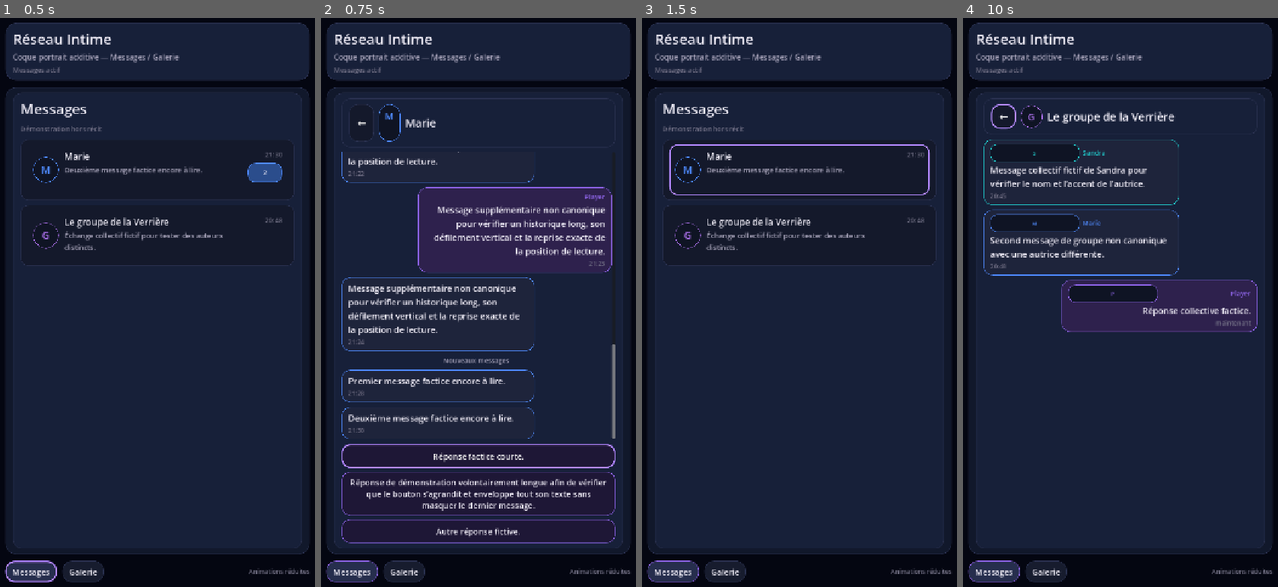
Above: before the commit, frames 1-4 (left to right).
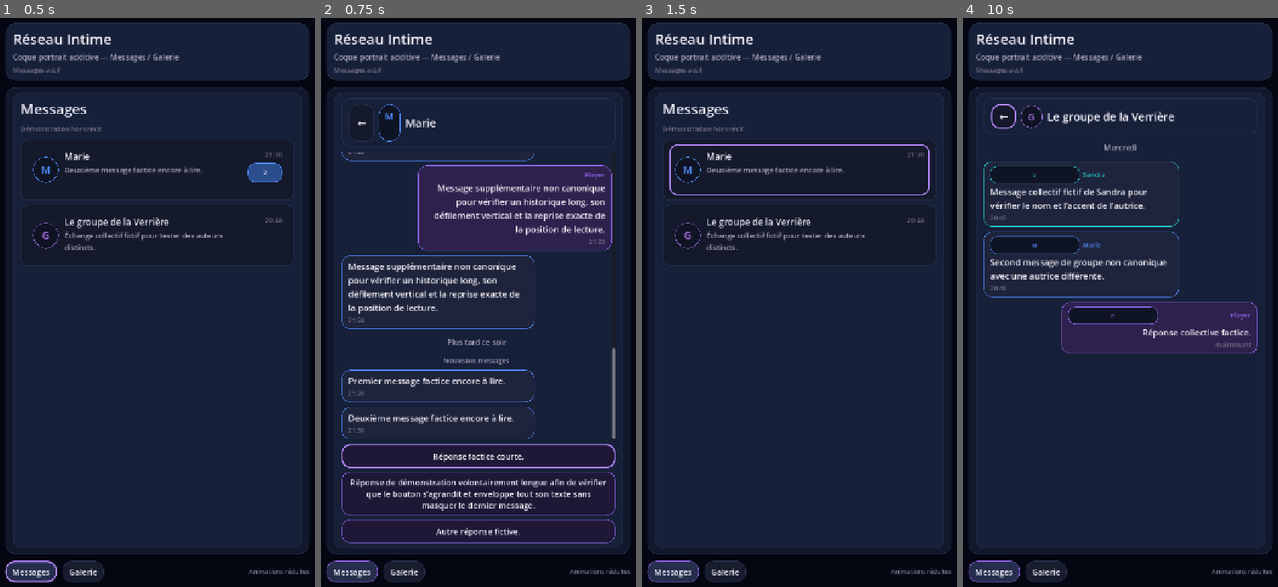
Above: after the commit, the same moments.

Repository: ludowww/reseau-intime
Game: Godot game, scene res://scenes/portrait/PortraitMain.tscn
Two runs of this game, one before a commit and one after it. Both use one fixed random seed, a clock stepped at 60 frames per second and the inputs below.
Inputs (mouse positions are in pixels of both pictures, inside the frame that each line leads up to):
- Up to frame 1 (0.5 s): no input
- Up to frame 2 (0.75 s): click (478, 171) at 0.52 s
- Up to frame 3 (1.5 s): click "←" at 1.25 s
- Up to frame 4 (10 s): click "Messages" at 2 s; click "Galerie" at 2.75 s; click "Marie" at 3.5 s; click "Sandra" at 4.25 s; click "Mathilde" at 5 s; tap Enter at 5.75, 5.85, 7.25, 7.35, 8.75, 8.85 s; move the mouse to (1196, 274) at 5.77 s; hold Right 5.78-6.53 s; click (1196, 274) at 5.92 s; tap Space at 6.02, 6.5, 6.77, 8, 8.27, 9.02, 9.5, 9.77 s; move the mouse to (1051, 336) at 6.52 s; hold Left 6.53-7.28 s; tap Keypad Enter at 6.6, 8.1, 9.6 s; click (1051, 336) at 6.67 s; move the mouse to (1155, 171) at 7.27 s; hold Right 7.28-8.78 s; click (1155, 171) at 7.42 s; move the mouse to (1104, 427) at 8.02 s; click (1104, 427) at 8.17 s; move the mouse to (1224, 399) at 8.77 s; hold Left from 8.78 s (still down); click (1224, 399) at 8.92 s; move the mouse to (1016, 217) at 9.52 s; click (1016, 217) at 9.67 s

Frame 1 is identical in both runs. In frame 2, 6.6% of the frame differs, in the area x 6-94%, y 23-59%; in frame 3, nothing differs; in frame 4, 6.4%.

Commit message:
feat(ui): add day divider states

Diff:
--- /dev/null
+++ b/game/scripts/ui/messages/DayDivider.gd
@@ -0,0 +1,58 @@
+extends HBoxContainer
+
+class_name DayDivider
+
+var text_label: Label
+
+func configure(value: String, portrait_theme) -> void:
+	name = "DayDivider"
+	focus_mode = Control.FOCUS_NONE
+	mouse_filter = Control.MOUSE_FILTER_IGNORE
+	size_flags_horizontal = Control.SIZE_EXPAND_FILL
+	custom_minimum_size = Vector2(0, 36)
+	add_theme_constant_override("separation", 12)
+
+	var left_space := Control.new()
+	left_space.focus_mode = Control.FOCUS_NONE
+	left_space.mouse_filter = Control.MOUSE_FILTER_IGNORE
+	left_space.size_flags_horizontal = Control.SIZE_EXPAND_FILL
+	add_child(left_space)
+
+	var left_line := HSeparator.new()
+	left_line.focus_mode = Control.FOCUS_NONE
+	left_line.mouse_filter = Control.MOUSE_FILTER_IGNORE
+	left_line.custom_minimum_size = Vector2(56, 0)
+	left_line.size_flags_horizontal = Control.SIZE_SHRINK_CENTER
+	left_line.add_theme_color_override("separator", portrait_theme.BORDER)
+	add_child(left_line)
+
+	text_label = Label.new()
+	text_label.name = "DayDividerLabel"
+	text_label.text = value
+	text_label.focus_mode = Control.FOCUS_NONE
+	text_label.mouse_filter = Control.MOUSE_FILTER_IGNORE
+	text_label.horizontal_alignment = HORIZONTAL_ALIGNMENT_CENTER
+	text_label.vertical_alignment = VERTICAL_ALIGNMENT_CENTER
+	text_label.add_theme_font_size_override("font_size", 16)
+	text_label.add_theme_color_override("font_color", portrait_theme.TEXT_SECONDARY)
+	add_child(text_label)
+
+	var right_line := HSeparator.new()
+	right_line.focus_mode = Control.FOCUS_NONE
+	right_line.mouse_filter = Control.MOUSE_FILTER_IGNORE
+	right_line.custom_minimum_size = Vector2(56, 0)
+	right_line.size_flags_horizontal = Control.SIZE_SHRINK_CENTER
+	right_line.add_theme_color_override("separator", portrait_theme.BORDER)
+	add_child(right_line)
+
+	var right_space := Control.new()
+	right_space.focus_mode = Control.FOCUS_NONE
+	right_space.mouse_filter = Control.MOUSE_FILTER_IGNORE
+	right_space.size_flags_horizontal = Control.SIZE_EXPAND_FILL
+	add_child(right_space)
+
+func display_text() -> String:
+	return text_label.text if text_label != null else ""
+
+func has_horizontal_crop() -> bool:
+	return text_label != null and text_label.size.x > 0.0 and text_label.get_minimum_size().x > text_label.size.x + 1.0
--- a/game/scripts/ui/messages/MessageTimeline.gd
+++ b/game/scripts/ui/messages/MessageTimeline.gd
@@ -4,6 +4,7 @@
 
 const UNREAD_DIVIDER_SCRIPT := preload("res://scripts/ui/messages/UnreadDivider.gd")
 const TYPING_INDICATOR_SCRIPT := preload("res://scripts/ui/messages/TypingIndicator.gd")
+const DAY_DIVIDER_SCRIPT := preload("res://scripts/ui/messages/DayDivider.gd")
 
 var PORTRAIT_THEME
 var characters: Dictionary = {}
@@ -148,6 +149,53 @@
 func message_count() -> int:
 	return messages.size()
 
+func day_divider_count() -> int:
+	var count := 0
+	if message_box == null:
+		return count
+	for child in message_box.get_children():
+		if _is_day_divider(child):
+			count += 1
+	return count
+
+func day_divider_labels() -> Array[String]:
+	var labels: Array[String] = []
+	if message_box == null:
+		return labels
+	for child in message_box.get_children():
+		if _is_day_divider(child):
+			labels.append(str(child.display_text()))
+	return labels
+
+func message_bubble_count() -> int:
+	var count := 0
+	if message_box == null:
+		return count
+	for child in message_box.get_children():
+		if _is_message_bubble(child):
+			count += 1
+	return count
+
+func day_divider_has_timestamp() -> bool:
+	return _day_divider_has_named_descendant("Timestamp")
+
+func day_divider_has_author() -> bool:
+	return _day_divider_has_named_descendant("Author")
+
+func day_divider_precedes_unread_divider() -> bool:
+	if message_box == null:
+		return false
+	var children := message_box.get_children()
+	for index in range(children.size()):
+		if children[index].get_script() == UNREAD_DIVIDER_SCRIPT:
+			return (
+				index > 0
+				and index + 1 < children.size()
+				and _is_day_divider(children[index - 1])
+				and _is_message_bubble(children[index + 1])
+			)
+	return false
+
 func unread_divider_count() -> int:
 	return divider_count
 
@@ -180,7 +228,25 @@
 	for label in wrapped_labels:
 		if label.size.x > 0.0 and label.get_minimum_size().x > label.size.x + 1.0:
 			return true
+	if message_box != null:
+		for child in message_box.get_children():
+			if _is_day_divider(child) and bool(child.has_horizontal_crop()):
+				return true
 	return false
+
+func _day_divider_has_named_descendant(node_name: String) -> bool:
+	if message_box == null:
+		return false
+	for child in message_box.get_children():
+		if _is_day_divider(child) and child.find_child(node_name, true, false) != null:
+			return true
+	return false
+
+func _is_day_divider(node: Node) -> bool:
+	return node.get_script() == DAY_DIVIDER_SCRIPT
+
+func _is_message_bubble(node: Node) -> bool:
+	return bool(node.get_meta("message_bubble", false))
 
 func _build() -> void:
 	if typing_indicator != null and is_instance_valid(typing_indicator):
@@ -202,6 +268,11 @@
 	message_box.add_theme_constant_override("separation", 10)
 	add_child(message_box)
 	for message in messages:
+		if str(message.get("content_type", "")) == "SYSTEM_DAY_DIVIDER":
+			var day_divider = DAY_DIVIDER_SCRIPT.new()
+			day_divider.configure(str(message.get("text", "")), PORTRAIT_THEME)
+			message_box.add_child(day_divider)
+			continue
 		if divider_count == 0 and first_unread_message_id != "" and str(message.get("message_id", "")) == first_unread_message_id:
 			var divider = UNREAD_DIVIDER_SCRIPT.new()
 			divider.configure(PORTRAIT_THEME)
@@ -213,6 +284,7 @@
 func _build_message_bubble(message: Dictionary) -> HBoxContainer:
 	var row := HBoxContainer.new()
 	row.name = "MessageBubble"
+	row.set_meta("message_bubble", true)
 	row.size_flags_horizontal = Control.SIZE_EXPAND_FILL
 	var is_player := bool(message.get("is_player", false))
 	var author_id := str(message.get("author_id", ""))
--- a/game/scripts/ui/messages/MessagesDemoData.gd
+++ b/game/scripts/ui/messages/MessagesDemoData.gd
@@ -43,11 +43,13 @@
 	]
 	var messages_by_thread := {
 		"demo_private_marie": [
+			_day_divider("demo_day_private_01", "Mardi", 2),
 			_message("demo_m_01", "marie", "21:08", "Texte de démonstration non canonique : ce fil sert uniquement à vérifier la lecture d’une bulle courte.", false),
 			_message("demo_m_02", "player", "21:10", "Réponse fictive déjà présente pour vérifier l’alignement constant du Player à droite.", true),
 			_message("demo_m_03", "marie", "21:14", "Long message de démonstration hors récit : il doit s’envelopper naturellement, rester entièrement lisible et ne jamais passer sous la zone fixe des choix, même dans une fenêtre portrait étroite.", false),
 		],
 		"demo_group_verriere": [
+			_day_divider("demo_day_group_01", "Mercredi", 3),
 			_message("demo_g_01", "sandra", "20:45", "Message collectif fictif de Sandra pour vérifier le nom et l’accent de l’autrice.", false),
 			_message("demo_g_02", "marie", "20:48", "Second message de groupe non canonique avec une autrice différente.", false),
 		],
@@ -62,6 +64,9 @@
 				index % 2 != 0,
 			)
 		)
+	messages_by_thread["demo_private_marie"].append(
+		_day_divider("demo_day_private_02", "Plus tard ce soir", 2)
+	)
 	messages_by_thread["demo_private_marie"].append(
 		_message("demo_m_11", "marie", "21:28", "Premier message factice encore à lire.", false, false)
 	)
@@ -122,6 +127,19 @@
 		"source_day": 0,
 	}
 
+static func _day_divider(message_id: String, text: String, source_day: int) -> Dictionary:
+	return {
+		"message_id": message_id,
+		"author_id": "system",
+		"timestamp": "",
+		"content_type": "SYSTEM_DAY_DIVIDER",
+		"text": text,
+		"media_ref": "",
+		"is_player": false,
+		"is_read": true,
+		"source_day": source_day,
+	}
+
 static func _choice(choice_id: String, text: String) -> Dictionary:
 	return {
 		"choice_id": choice_id,
--- a/game/scripts/ui/messages/PortraitConversationScreen.gd
+++ b/game/scripts/ui/messages/PortraitConversationScreen.gd
@@ -74,6 +74,12 @@
 		"player_message_count": player_message_count(),
 		"choice_count": choice_count(),
 		"unread_divider_count": timeline.unread_divider_count(),
+		"day_divider_count": timeline.day_divider_count(),
+		"day_divider_labels": timeline.day_divider_labels(),
+		"message_bubble_count": timeline.message_bubble_count(),
+		"day_divider_has_timestamp": timeline.day_divider_has_timestamp(),
+		"day_divider_has_author": timeline.day_divider_has_author(),
+		"day_divider_precedes_unread": timeline.day_divider_precedes_unread_divider(),
 		"last_message_visible": timeline.is_last_message_visible(),
 		"reading_position_coherent": timeline.reading_position_coherent(),
 		"group_author_visible": timeline.group_author_visible(),
--- /dev/null
+++ b/game/tests/T_UI_02B3DayDividerSmokeDriver.gd
@@ -0,0 +1,213 @@
+extends Node
+
+const DEMO_SCENE := preload("res://scenes/portrait/PortraitShellDemo.tscn")
+
+var failures: Array[String] = []
+
+func _ready() -> void:
+	call_deferred("_run")
+
+func _run() -> void:
+	var demo = DEMO_SCENE.instantiate()
+	add_child(demo)
+	await get_tree().process_frame
+	await get_tree().process_frame
+	var shell = demo.shell
+	_expect(shell != null, "portrait shell is missing")
+	if shell == null:
+		_finish()
+		return
+	var messages = shell.messages_screen
+	_expect(messages != null, "MessagesScreen is missing")
+	if messages == null:
+		_finish()
+		return
+
+	var expected_size := _parse_size(_read_cmdline_value("--demo-size", ""))
+	var expected_safe_area := _read_cmdline_value("--safe-area", "none")
+	var expected_reduced_motion := _read_cmdline_value("--reduced-motion", "true") != "false"
+	var capture_path := _read_cmdline_value("--capture", "")
+	var capture_state := _read_cmdline_value("--capture-state", "typing")
+	var shell_state: Dictionary = demo.describe_state()
+	_expect(Vector2i(demo.get_window().size) == expected_size, "window must match requested portrait size")
+	_expect(str(shell_state.get("safe_area_preset", "")) == expected_safe_area, "safe area preset must match")
+	_expect(bool(shell_state.get("reduced_motion_enabled", not expected_reduced_motion)) == expected_reduced_motion, "reduced motion override must match")
+
+	var initial: Dictionary = messages.describe_state()
+	var private_id := str(initial.get("private_thread_id", ""))
+	var group_id := str(initial.get("group_thread_id", ""))
+	_expect(private_id != "" and group_id != "", "fixtures must expose private and group threads")
+	var private_data_count: int = messages.thread_message_count(private_id)
+
+	messages.open_thread(private_id)
+	await get_tree().process_frame
+	await get_tree().process_frame
+	var private_initial: Dictionary = messages.describe_state()
+	_expect(int(private_initial.get("day_divider_count", 0)) == 2, "private thread must render two day dividers")
+	_expect(private_initial.get("day_divider_labels", []) == ["Mardi", "Plus tard ce soir"], "private day labels must stay player-facing")
+	_expect(not bool(private_initial.get("day_divider_has_timestamp", true)), "day dividers must have no timestamp")
+	_expect(not bool(private_initial.get("day_divider_has_author", true)), "day dividers must have no author")
+	_expect(int(private_initial.get("message_count", -1)) == private_data_count, "render must preserve message_count")
+	_expect(int(private_initial.get("message_bubble_count", -1)) == private_data_count - 2, "visual bubbles must exclude day dividers")
+	_expect(int(private_initial.get("unread_divider_count", 0)) == 1, "first open must render exactly one unread divider")
+	_expect(bool(private_initial.get("day_divider_precedes_unread", false)), "order must be DayDivider then UnreadDivider then unread MessageBubble")
+	_expect(messages.all_messages_read(private_id), "opening must mark all private presentations read")
+	_expect(_system_presentations_are_read(messages, private_id), "system day presentations must remain read")
+	if capture_path != "" and capture_state == "unread":
+		_align_second_day_divider(messages.conversation_screen.timeline)
+		await get_tree().process_frame
+		await _save_capture(capture_path)
+
+	# Day markers survive read state and reopening without recreating unread UI.
+	messages.return_to_list()
+	await get_tree().process_frame
+	messages.open_thread(private_id)
+	await get_tree().process_frame
+	await get_tree().process_frame
+	var reopened: Dictionary = messages.describe_state()
+	_expect(int(reopened.get("day_divider_count", 0)) == 2, "reopening must preserve day dividers")
+	_expect(int(reopened.get("unread_divider_count", -1)) == 0, "reopening a read thread must not recreate unread divider")
+
+	# Exact reading position restoration must not be perturbed by day markers.
+	messages.conversation_screen.timeline.scroll_to_last_message()
+	await get_tree().process_frame
+	var bottom: int = messages.conversation_screen.get_reading_position()
+	var requested_intermediate := maxi(1, bottom / 2)
+	messages.conversation_screen.timeline.set_reading_position(requested_intermediate)
+	await get_tree().process_frame
+	var saved_position: int = messages.conversation_screen.get_reading_position()
+	_expect(saved_position > 0 and saved_position < bottom, "fixture must expose an intermediate reading position")
+	messages.return_to_list()
+	await get_tree().process_frame
+	messages.open_thread(private_id)
+	await get_tree().process_frame
+	await get_tree().process_frame
+	var restored_position: int = messages.conversation_screen.get_reading_position()
+	_expect(restored_position == saved_position, "day dividers must preserve exact reading position")
+
+	# Typing remains last and never changes or duplicates day markers.
+	var day_labels_before_typing: Variant = messages.describe_state().get("day_divider_labels", [])
+	messages.start_typing(private_id, "marie")
+	await get_tree().process_frame
+	await get_tree().process_frame
+	var typing_state: Dictionary = messages.describe_state()
+	_expect(int(typing_state.get("day_divider_count", 0)) == 2, "typing must preserve day divider count")
+	_expect(typing_state.get("day_divider_labels", []) == day_labels_before_typing, "typing must preserve day labels")
+	_expect(bool(typing_state.get("typing_last_item", false)), "typing indicator must remain the last rendered item")
+	messages.stop_typing(private_id)
+	await get_tree().process_frame
+	_expect(int(messages.describe_state().get("day_divider_count", 0)) == 2, "stopping typing must preserve day dividers")
+
+	# One incoming message changes only the message/bubble counts.
+	var before_incoming: int = messages.thread_message_count(private_id)
+	messages.start_typing(private_id, "marie")
+	messages.simulate_incoming_message(private_id)
+	await get_tree().process_frame
+	await get_tree().process_frame
+	var after_incoming: Dictionary = messages.describe_state()
+	_expect(messages.thread_message_count(private_id) == before_incoming + 1, "incoming simulation must add exactly one message")
+	_expect(int(after_incoming.get("day_divider_count", 0)) == 2, "incoming message must preserve day dividers")
+	_expect(after_incoming.get("day_divider_labels", []) == day_labels_before_typing, "incoming message must preserve day labels")
+	_expect(int(after_incoming.get("message_bubble_count", -1)) == int(after_incoming.get("message_count", 0)) - 2, "incoming text must add one bubble only")
+
+	# Group fixture keeps its one day marker and existing authors.
+	messages.return_to_list()
+	await get_tree().process_frame
+	messages.open_thread(group_id)
+	await get_tree().process_frame
+	await get_tree().process_frame
+	var group_state: Dictionary = messages.describe_state()
+	_expect(int(group_state.get("day_divider_count", 0)) == 1, "group must render one day divider")
+	_expect(group_state.get("day_divider_labels", []) == ["Mercredi"], "group label must be deterministic")
+	_expect(bool(group_state.get("group_author_visible", false)), "group author names must remain visible")
+	_expect(bool(group_state.get("group_author_avatar_visible", false)), "group author avatars must remain visible")
+	_expect(bool(group_state.get("group_author_accent_visible", false)), "group author accents must remain distinct")
+
+	# Gallery round trip preserves state without duplication.
+	shell.gallery_button.emit_signal("pressed")
+	await get_tree().create_timer(0.2).timeout
+	_expect(shell.gallery_panel.visible, "Gallery must remain available")
+	shell.messages_button.emit_signal("pressed")
+	await get_tree().process_frame
+	await get_tree().process_frame
+	var after_gallery: Dictionary = messages.describe_state()
+	_expect(int(after_gallery.get("day_divider_count", 0)) == 1, "Gallery round trip must not duplicate day divider")
+	_expect(after_gallery.get("day_divider_labels", []) == ["Mercredi"], "Gallery round trip must preserve group divider")
+	_expect(not bool(after_gallery.get("has_horizontal_crop", true)), "Messages UI must not crop horizontally")
+
+	var useful_bounds: Rect2i = shell.safe_area_container.get_visible_bounds()
+	var timeline_rect: Rect2 = messages.conversation_screen.timeline.get_global_rect()
+	var choice_rect: Rect2 = messages.conversation_screen.choice_bar.get_global_rect()
+	_expect(timeline_rect.size.x > 0.0 and timeline_rect.size.y > 0.0, "timeline bounds must be positive")
+	_expect(not timeline_rect.intersects(choice_rect), "timeline must not overlap fixed choices")
+	_expect(timeline_rect.position.x >= useful_bounds.position.x and timeline_rect.end.x <= useful_bounds.end.x, "timeline must remain inside safe width")
+
+	# Leave a representative private state for the optional visual capture.
+	messages.return_to_list()
+	await get_tree().process_frame
+	messages.open_thread(private_id)
+	await get_tree().process_frame
+	await get_tree().process_frame
+	messages.start_typing(private_id, "marie")
+	await get_tree().process_frame
+	await get_tree().process_frame
+	if capture_path != "" and capture_state != "unread":
+		_align_second_day_divider(messages.conversation_screen.timeline)
+		await get_tree().process_frame
+		await _save_capture(capture_path)
+
+	print("T-UI-02B3 counts: private_data=%d private_dividers=2 group_dividers=1 restored=%d" % [private_data_count, restored_position])
+	_finish()
+
+func _system_presentations_are_read(messages, thread_id: String) -> bool:
+	var presentations: Variant = messages.transcripts.get(thread_id, [])
+	if not presentations is Array:
+		return false
+	for presentation in presentations:
+		if presentation is Dictionary and str(presentation.get("content_type", "")) == "SYSTEM_DAY_DIVIDER":
+			if not bool(presentation.get("is_read", false)):
+				return false
+	return true
+
+func _align_second_day_divider(timeline) -> void:
+	var seen := 0
+	for child in timeline.message_box.get_children():
+		if child.has_method("display_text"):
+			seen += 1
+			if seen == 2:
+				timeline.set_reading_position(int(child.position.y))
+				return
+	timeline.scroll_to_last_message()
+
+func _save_capture(path: String) -> void:
+	await RenderingServer.frame_post_draw
+	var image := get_viewport().get_texture().get_image()
+	var save_error := image.save_png(path)
+	_expect(save_error == OK, "visual capture must save successfully")
+	print("T-UI-02B3 capture: %s" % path)
+
+func _read_cmdline_value(prefix: String, default_value: String) -> String:
+	for arg in OS.get_cmdline_user_args():
+		if arg.begins_with(prefix + "="):
+			return arg.trim_prefix(prefix + "=")
+	return default_value
+
+func _parse_size(value: String) -> Vector2i:
+	var parts := value.split("x")
+	if parts.size() != 2:
+		return Vector2i.ZERO
+	return Vector2i(int(parts[0]), int(parts[1]))
+
+func _expect(condition: bool, message: String) -> void:
+	if not condition:
+		failures.append(message)
+
+func _finish() -> void:
+	if failures.is_empty():
+		print("T-UI-02B3 day divider smoke: OK")
+		get_tree().quit(0)
+		return
+	for failure in failures:
+		push_error(failure)
+	print("T-UI-02B3 day divider smoke: FAILED (%d)" % failures.size())
+	get_tree().quit(1)
--- /dev/null
+++ b/game/tests/T_UI_02B3DayDividerSmokeTest.tscn
@@ -0,0 +1,6 @@
+[gd_scene load_steps=2 format=3]
+
+[ext_resource path="res://tests/T_UI_02B3DayDividerSmokeDriver.gd" type="Script" id="1"]
+
+[node name="TUI02B3DayDividerSmokeTest" type="Node"]
+script = ExtResource("1")
Not shown, added: tools/test_t_ui_02b3_day_divider.sh
